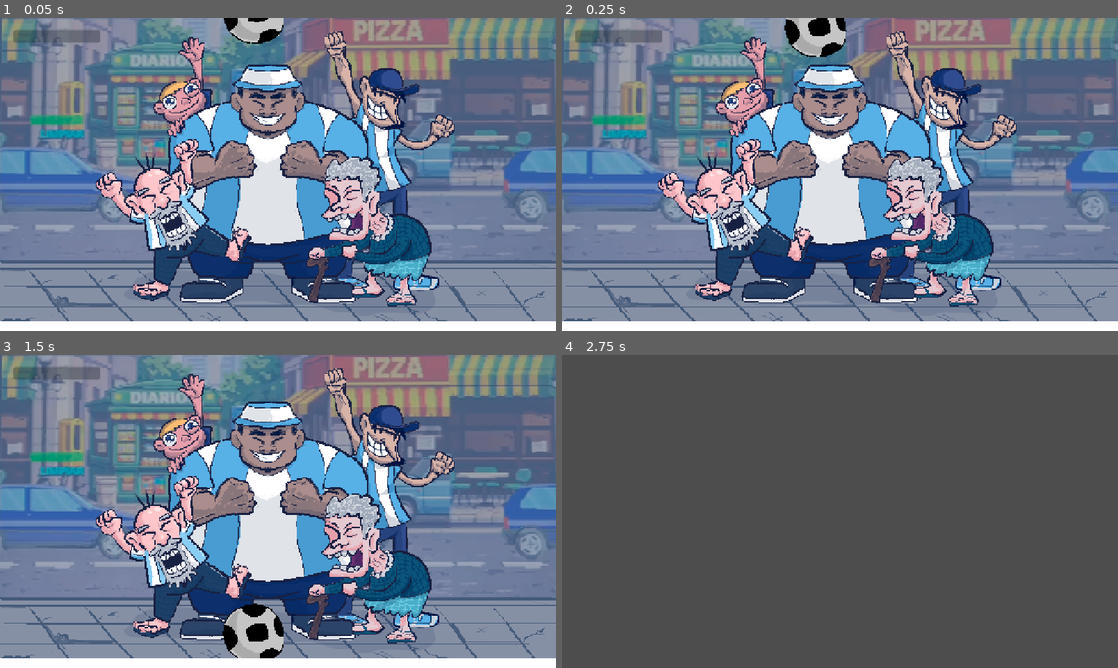
Above: before the commit, frames 1-4 (two rows, left to right).
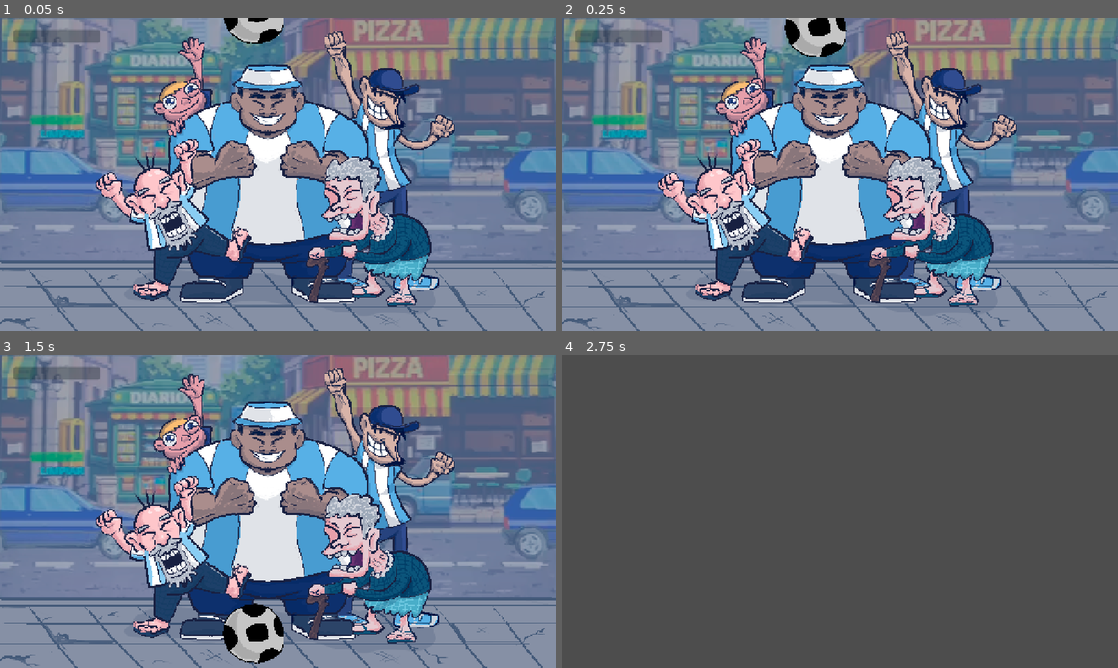
Above: after the commit, the same moments.

Repository: FrancisCuarto/GGJ_PJCT_Godot_Repository
Game: Godot game, scene res://minigames/messi/messi_minigame.tscn
The game is run twice, just before and just after one commit, with the same random seed, the same clock (stepped at 60 frames per second) and the same inputs. This scene is started directly instead of the project's main scene.
Inputs (mouse positions are in pixels of both pictures, inside the frame that each line leads up to):
- Up to frame 1 (0.05 s): no input
- Up to frame 2 (0.25 s): no input
- Up to frame 3 (1.5 s): move the mouse to (255, 411) at 0.52 s; hold D (right) 0.53-1.28 s; tap E (interactuar) at 0.6, 1.35 s; click (255, 411) at 0.67 s; move the mouse to (166, 527) at 1.27 s; hold S (down) from 1.28 s (still down); click (166, 527) at 1.42 s
- Up to frame 4 (2.75 s): tap Enter at 2 s; move the mouse to (895, 442) at 2.02 s; release S (down) at 2.03 s; hold D (right) from 2.03 s (still down); tap E (interactuar) at 2.1 s; click (895, 442) at 2.17 s

The runs differ from the first frame. In frame 1, 3.1% of the frame differs, in the area x 0-100%, y 96-100%; in frame 2, 3.1%; in frame 3, 3.1%; in frame 4, nothing differs.

Commit message:
punto de control

Diff:
--- a/proyecto-ggj/Shop/shop_ui.tscn
+++ b/proyecto-ggj/Shop/shop_ui.tscn
@@ -4,7 +4,7 @@
 [ext_resource type="Script" uid="uid://d3wlernwvlht" path="res://resources/mascaras/mask.gd" id="2_nigly"]
 [ext_resource type="Resource" uid="uid://odx6kbr757gd" path="res://resources/mascaras/mascara_messi.tres" id="3_c7tp6"]
 [ext_resource type="Resource" uid="uid://cterteoa6qpxw" path="res://resources/mascaras/mascara_comandantefort.tres" id="4_c7tp6"]
-[ext_resource type="Texture2D" uid="uid://y1qai2vn2afo" path="res://backgrounds/fondo_tienda.png" id="5_jvf0h"]
+[ext_resource type="Texture2D" uid="uid://cnk446c5noj5n" path="res://backgrounds/TIENDA_FONDO.png" id="5_jvf0h"]
 
 [node name="ShopUI" type="CanvasLayer"]
 process_mode = 3
--- a/proyecto-ggj/assets/cars/auto.gd
+++ b/proyecto-ggj/assets/cars/auto.gd
@@ -72,28 +72,6 @@
 		patience_bar.modulate = Color.RED
 #--------------------------------------------------------------
 
-"""func asignar_tarea_random():
-	if label_tarea == null:
-		return
-	if car_type.tareas_posibles.is_empty():
-		tarea = Tarea.NADA
-		return
-
-#Toma la tarea del resource car_type
-	tarea = car_type.tareas_posibles.pick_random()
-
-	label_tarea.text = Tarea.keys()[tarea]
-
-
-	#CAMBIA EL COLOR DEL TEXTO SEGUN LA TAREA
-	match tarea:
-		Tarea.LIMPIAR:
-			label_tarea.modulate = Color.CYAN
-		Tarea.ESTACIONAR:
-			label_tarea.modulate = Color.GREEN
-		Tarea.PAGAR:
-			label_tarea.modulate = Color.YELLOW
-	print("Auto", self, "tarea asignada:", Tarea.keys()[tarea])"""
 
 
 func asignar_tarea_random():
@@ -461,9 +439,9 @@
 		Estado.ESPERANDO:
 			match tarea:
 				Tarea.LIMPIAR:
-					iniciar_messi_minijuego()
+					iniciar_limpieza()
 				Tarea.ESTACIONAR:
-					iniciar_messi_minijuego()
+					iniciar_estacionamiento()
 				Tarea.MESSI:
 					iniciar_messi_minijuego()
 				# después agregamos ESTACIONAR, etc.
--- a/proyecto-ggj/assets/cars/auto.tscn
+++ b/proyecto-ggj/assets/cars/auto.tscn
@@ -46,6 +46,7 @@
 shape = SubResource("RectangleShape2D_o38vp")
 
 [node name="interaction_area" type="Area2D" parent="."]
+process_mode = 3
 
 [node name="CollisionShape2D" type="CollisionShape2D" parent="interaction_area"]
 position = Vector2(8, -4)
--- a/proyecto-ggj/main.tscn
+++ b/proyecto-ggj/main.tscn
@@ -21,6 +21,7 @@
 [ext_resource type="FontFile" uid="uid://bkp4ybedmvrxb" path="res://assets/fuentes/GrapeSoda.ttf" id="17_cegan"]
 [ext_resource type="Theme" uid="uid://byi6wv5kft13" path="res://resources/themes/main_theme.tres" id="19_cegan"]
 [ext_resource type="PackedScene" uid="uid://dbfw7vlrcbs0o" path="res://Shop/shop_ui.tscn" id="21_getpj"]
+[ext_resource type="AudioStream" uid="uid://cg7jjolw8kx3r" path="res://sounds/music/Cumbia 8bit mejorada.mp3" id="22_ryguw"]
 
 [sub_resource type="RectangleShape2D" id="RectangleShape2D_h2yge"]
 size = Vector2(1205, 494)
@@ -266,6 +267,10 @@
 
 [node name="ShopUI" parent="." groups=["shop_ui"] instance=ExtResource("21_getpj")]
 
+[node name="AudioStreamPlayer" type="AudioStreamPlayer" parent="."]
+stream = ExtResource("22_ryguw")
+autoplay = true
+
 [connection signal="body_entered" from="street_sides/lado_izquierdo" to="street_sides/lado_izquierdo" method="_on_body_entered"]
 [connection signal="body_entered" from="street_sides/lado_derecho" to="street_sides/lado_derecho" method="_on_body_entered"]
 [connection signal="timeout" from="car_spawner/spawner/Timer" to="car_spawner/spawner/spawn_point" method="_on_timer_timeout"]
--- a/proyecto-ggj/minigames/messi/messi_minigame.gd
+++ b/proyecto-ggj/minigames/messi/messi_minigame.gd
@@ -16,6 +16,13 @@
 	pelota.perdio.connect(_on_perdio)
 
 	progress_bar.value = 0
+
+	Input.set_mouse_mode(Input.MOUSE_MODE_VISIBLE)
+	Input.set_custom_mouse_cursor(
+		preload("res://assets/minigame_textures/texturas/BOTAA_FUTBOL.png"),
+		Input.CURSOR_ARROW,
+		Vector2(32, 10) # centro del trapo
+	)
 
 
 func _on_rebote():
--- a/proyecto-ggj/minigames/messi/messi_minigame.tscn
+++ b/proyecto-ggj/minigames/messi/messi_minigame.tscn
@@ -1,9 +1,10 @@
-[gd_scene load_steps=7 format=3 uid="uid://bbgcb0pr3l1y7"]
+[gd_scene load_steps=8 format=3 uid="uid://bbgcb0pr3l1y7"]
 
 [ext_resource type="Script" uid="uid://djwbngbo5lgj3" path="res://minigames/messi/messi_minigame.gd" id="1_c78ks"]
 [ext_resource type="Texture2D" uid="uid://cbgkgqnjlyh3v" path="res://backgrounds/LA_BANDA_MA_LOCA.png" id="1_ws4pa"]
 [ext_resource type="Script" uid="uid://d1t6q7gde17ln" path="res://pelota.gd" id="2_c78ks"]
 [ext_resource type="Texture2D" uid="uid://dupo1tb0m6jl5" path="res://minigames/messi/PELOTA_FUTBOL.png" id="3_8wlv6"]
+[ext_resource type="AudioStream" uid="uid://dtah8hfv35cp8" path="res://sounds/minigame sounds/messi minigame/Quilombo.wav" id="5_8wlv6"]
 
 [sub_resource type="CircleShape2D" id="CircleShape2D_yyvxv"]
 radius = 73.24616
@@ -25,7 +26,6 @@
 [node name="Pelota" type="Area2D" parent="."]
 position = Vector2(583, 0)
 script = ExtResource("2_c78ks")
-velocidad = 800.0
 aceleracion = 1000.0
 fuerza_rebote = 500.0
 metadata/_edit_group_ = true
@@ -40,6 +40,7 @@
 [node name="Piso" type="Area2D" parent="."]
 
 [node name="ColorRect" type="ColorRect" parent="Piso"]
+z_index = -1
 offset_left = -15.0
 offset_top = 697.0
 offset_right = 25.0
@@ -60,4 +61,8 @@
 offset_bottom = 57.0
 show_percentage = false
 
+[node name="AudioStreamPlayer" type="AudioStreamPlayer" parent="."]
+stream = ExtResource("5_8wlv6")
+autoplay = true
+
 [connection signal="area_entered" from="Pelota" to="Pelota" method="_on_area_entered"]
Binary file added: proyecto-ggj/assets/minigame_textures/texturas/BOTAA_FUTBOL.png
Not shown, added: proyecto-ggj/assets/minigame_textures/texturas/BOTAA_FUTBOL.png.import
Binary file added: proyecto-ggj/backgrounds/TIENDA_FONDO.png
Not shown, added: proyecto-ggj/backgrounds/TIENDA_FONDO.png.import
Not shown: 1 places in proyecto-ggj/main.tscn that only renumber resources
Not shown, added: proyecto-ggj/sounds/minigame sounds/messi minigame/Quilombo.wav.import
Not shown, added: proyecto-ggj/sounds/music/Cumbia 8bit mejorada.mp3.import
Not shown, added: proyecto-ggj/sounds/minigame sounds/messi minigame/Quilombo.wav
Not shown, added: proyecto-ggj/sounds/music/Cumbia 8bit mejorada.mp3
